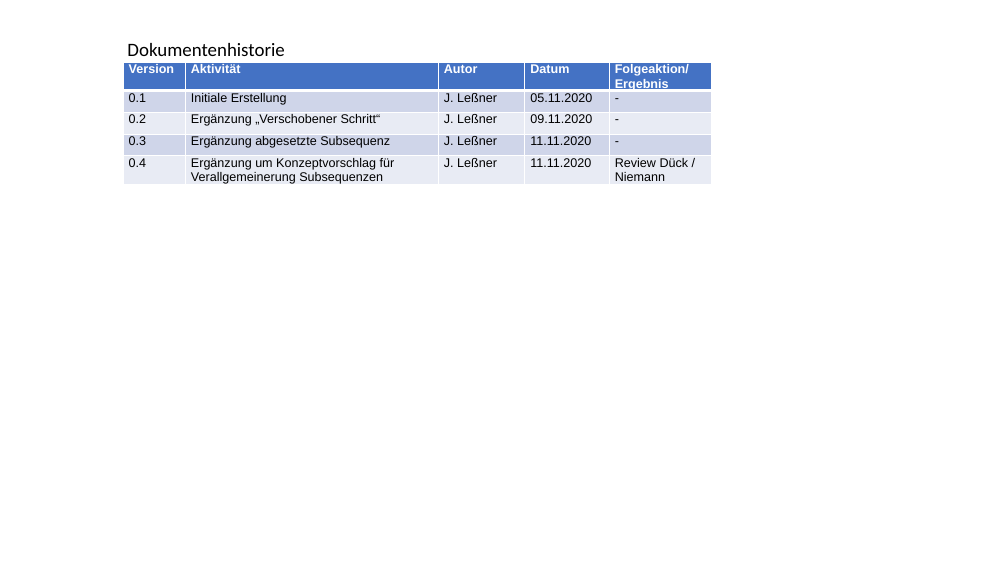
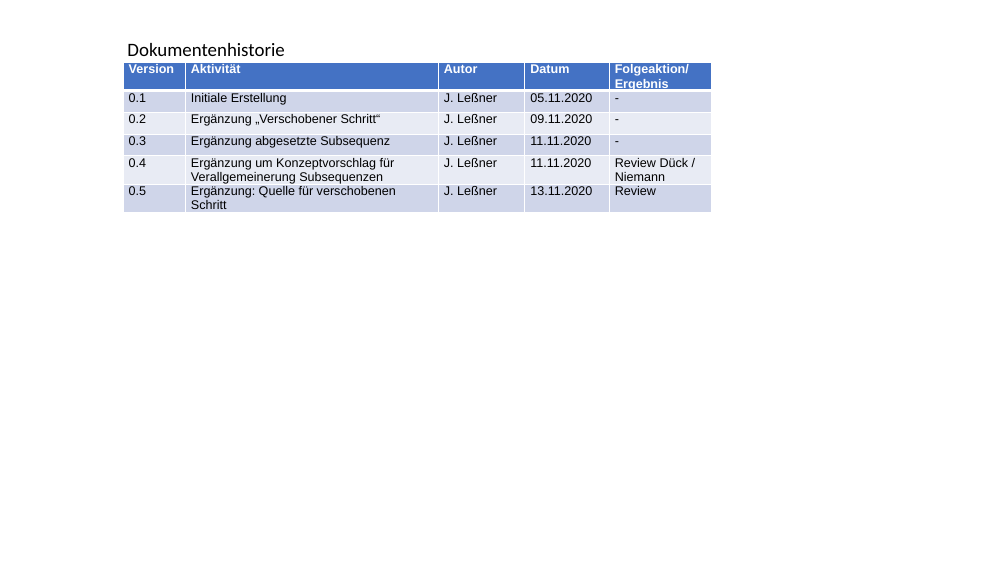
Before and after one commit to jlessner/specman, a slide deck: slide 1 of specifications/specman-layouts.pptx. Drawn at 1008x567 pixels with LibreOffice and Linux fonts; fonts in the diff are those of the drawing. Boxes give left, top, right and bottom in pixels: in the first picture for what was removed or moved away, otherwise in the second. Text is boxed around its words. In the diff, an @@ line names an element or a change of style, - is before the commit and + after.

Commit message:
Layout für Quelle eines verschobenen Schritts

```diff
--- a/specifications/specman-layouts.pptx
+++ b/specifications/specman-layouts.pptx
@@ table at [123,63,712,219] @@
+row 6: 0.5 | Ergänzung: Quelle für verschobenen Schritt | J. Leßner | 13.11.2020 | Review
```
Also in this commit, not shown: 1 other slide changed, 1 other file.
